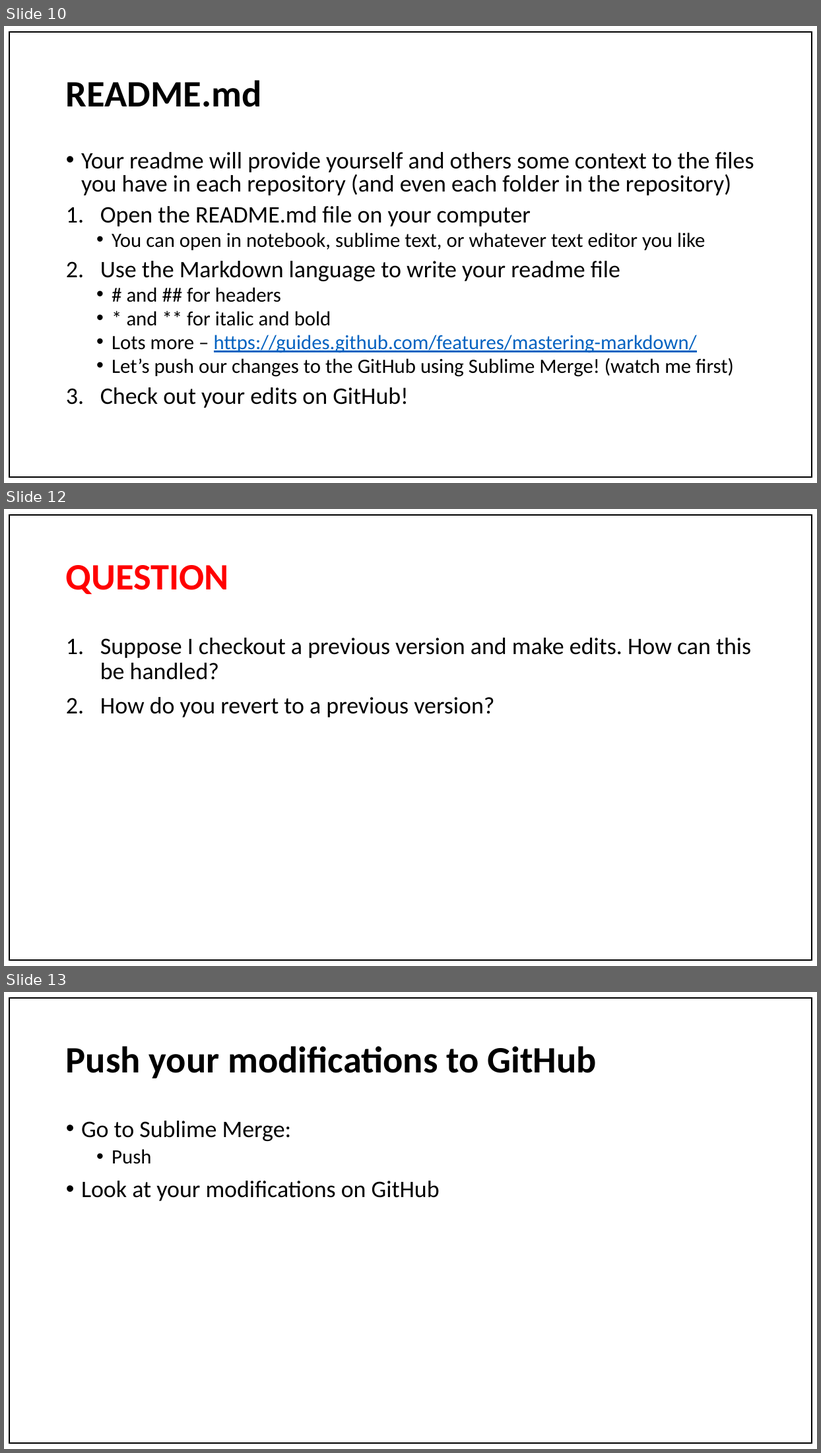
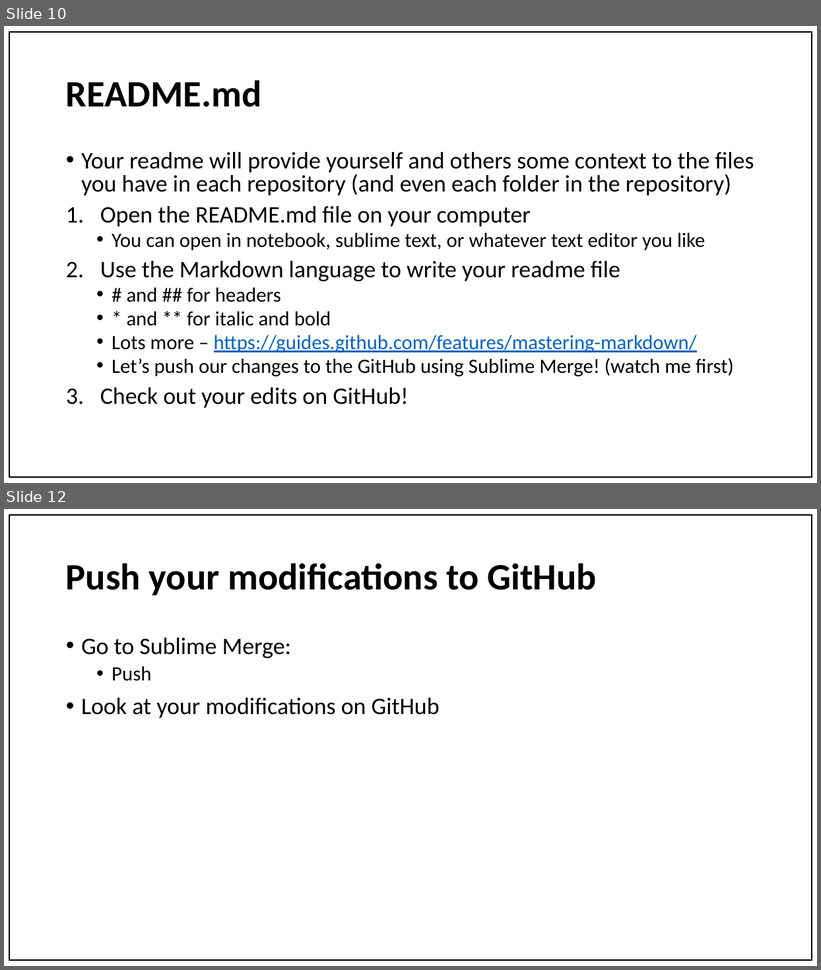
Before and after one commit to Hannarea/SIAM-Knights-Python-Workshops-2021-, a slide deck: Week 5/GitHub Presentation.pptx. Shown one above the other, each under a label of ours: slides 10, 12 and 13 before the commit, slides 10 and 12 after it; the slides between them are not shown. The pictures are 821x1453 and 821x970 pixels, drawn with LibreOffice and Linux fonts; fonts in the diff are those of the drawing. Boxes give left, top, right and bottom in pixels: in the first picture for what was removed or moved away, otherwise in the second. Text is boxed around its words. In the diff, an @@ line names an element or a change of style, - is before the commit and + after.

```diff
--- a/Week 5/GitHub Presentation.pptx
+++ b/Week 5/GitHub Presentation.pptx
@@ slide 12 removed at [4,509,817,966], background #FFFFFF @@
@@ rectangle removed at [9,515,812,960] @@
@@ title removed at [66,565,229,594] @@
-QUESTION
@@ text removed at [100,638,751,718] @@
-1. Suppose I checkout a previous version and make edits. How can this be handled?
-2. How do you revert to a previous version?
@@ what was slide 13 is now slide 12 @@
```
Also in this commit, not shown: 5 slides changed, 1 slide added, 1 other file.
